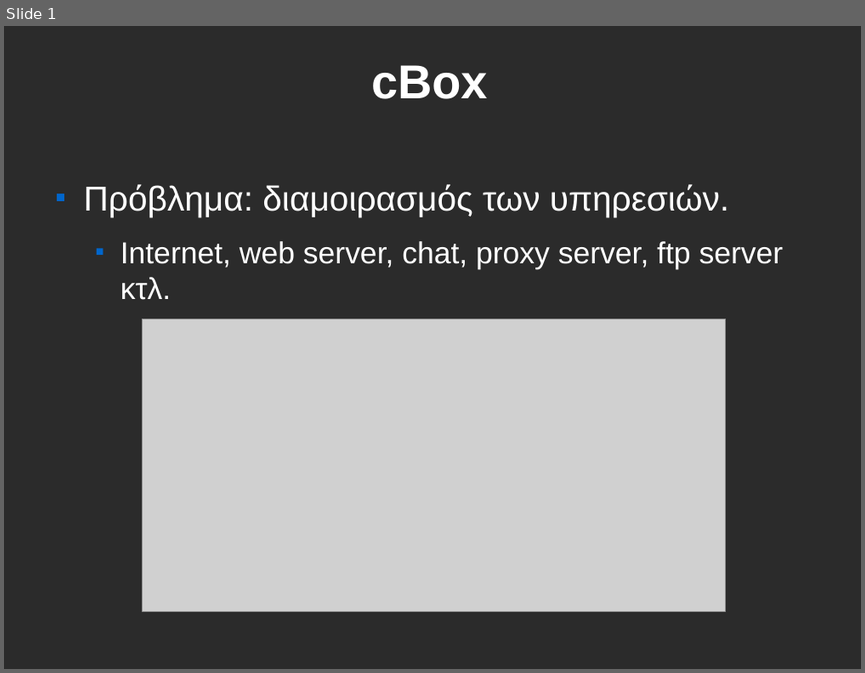
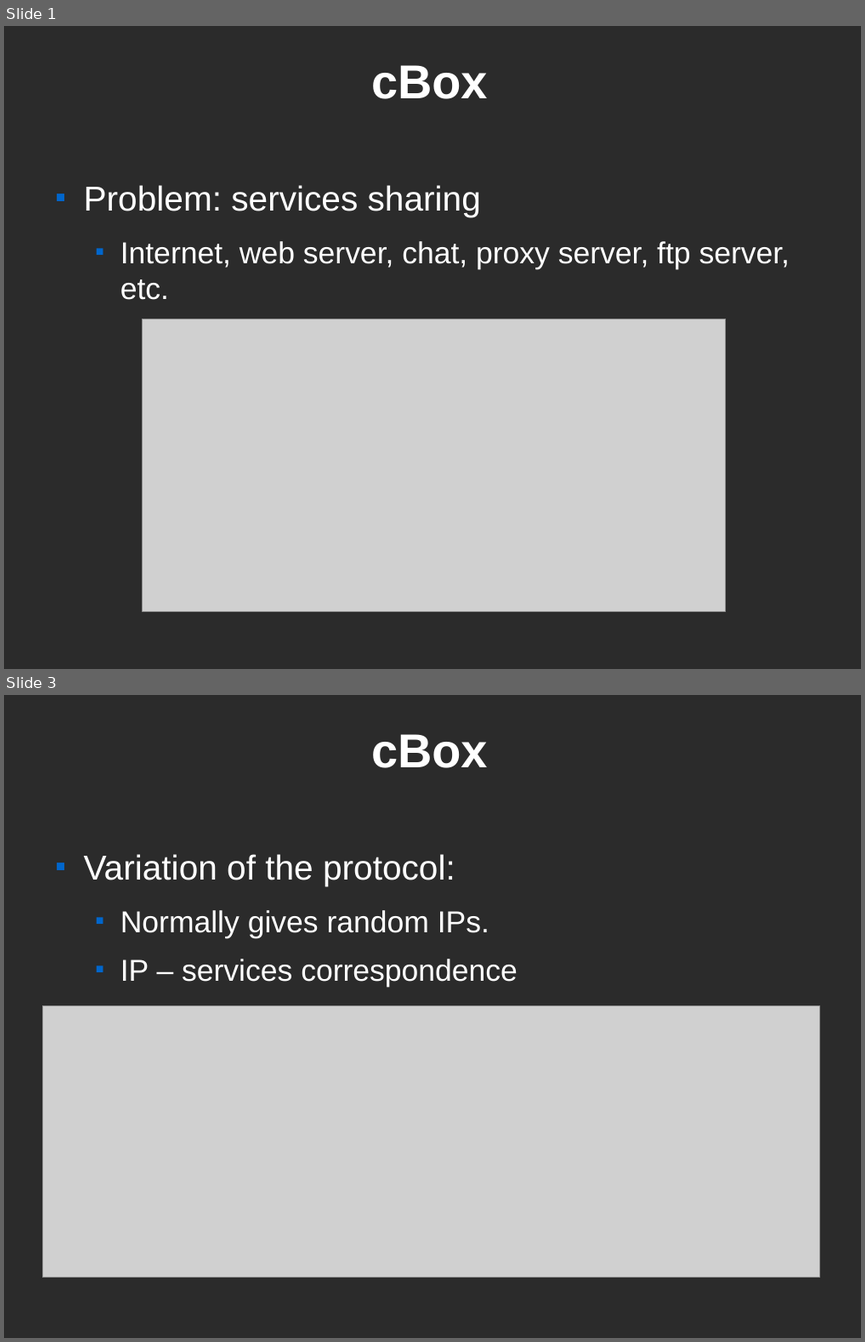
Before and after one commit to CEID-DS/cbox, a slide deck: doc/fosscomm/ZeroConf.odp. Shown one above the other, each under a label of ours: slide 1 before the commit, slides 1 and 3 after it; the slides between them are not shown. The pictures are 865x673 and 865x1342 pixels, drawn with LibreOffice and Linux fonts; fonts in the diff are those of the drawing; grey boxes stand for pictures; background and template pictures are left out; a plain dark background stands for a picture behind light text. Boxes give left, top, right and bottom in pixels: in the first picture for what was removed or moved away, otherwise in the second. Text is boxed around its words. In the diff, an @@ line names an element or a change of style, - is before the commit and + after.

```diff
--- a/doc/fosscomm/ZeroConf.odp
+++ b/doc/fosscomm/ZeroConf.odp
@@ slide 3 added at [4,695,861,1338], background picture (left out) @@
@@ title added at [371,734,488,768], 44 pt, text #FFFFFF, bold @@
+cBox
@@ text added at [84,854,517,987], 28 pt, text #FFFFFF @@
+■ Variation of the protocol:
+  ■ Normally gives random IPs.
+  ■ IP – services correspondence
@@ picture added at [43,1006,820,1277] @@
@@ slide 1 changed as well @@
@@ text at [84,185,790,300]: text changed @@
-■ Πρόβλημα: διαμοιρασμός των υπηρεσιών.
-  ■ Internet, web server, chat, proxy server, ftp server κτλ.
+■ Problem: services sharing
+  ■ Internet, web server, chat, proxy server, ftp server, etc.
```
Also in this commit, not shown: 9 other slides added, 9 slides removed, 1 other file.
